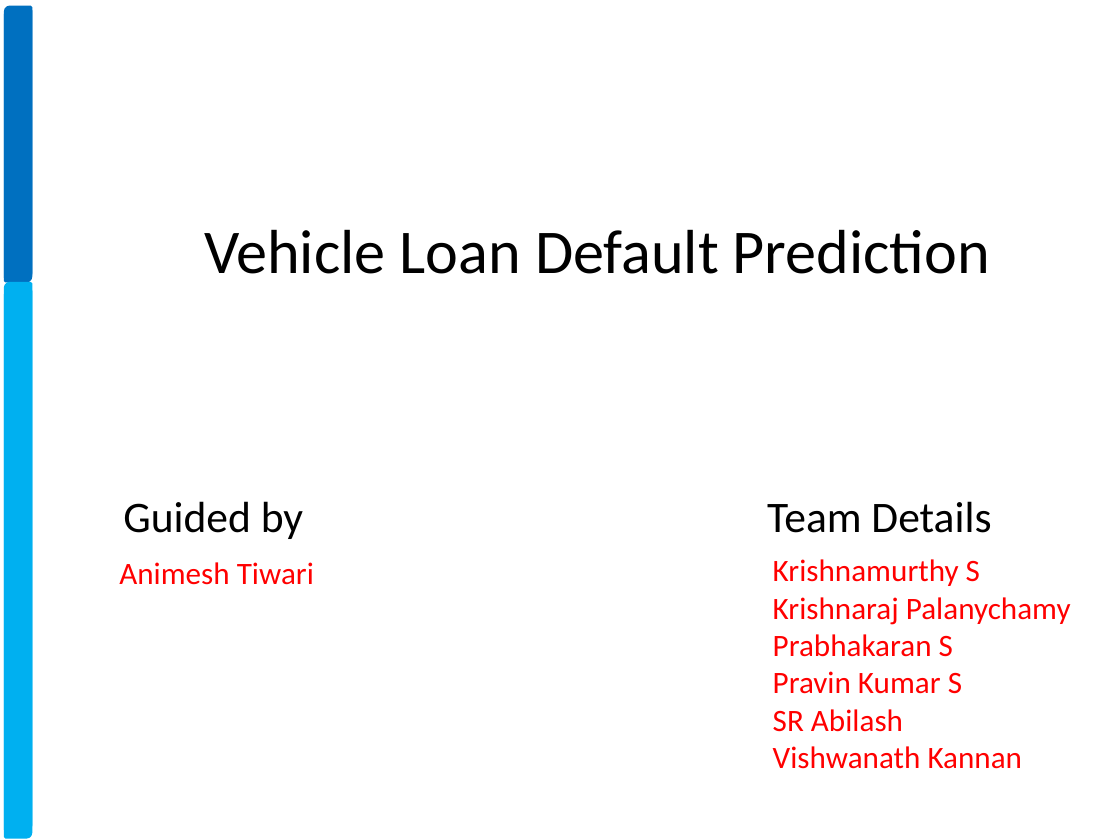
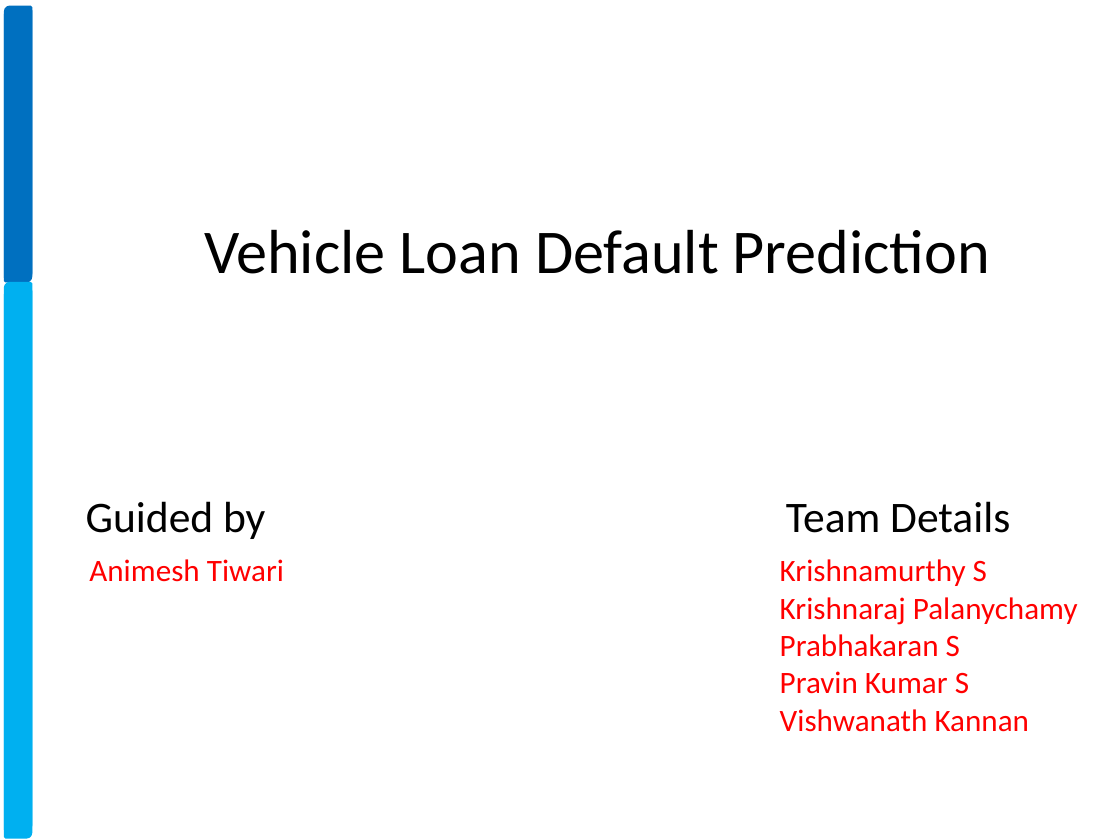
Before and after one commit to xavierigneous/Vehicle-Loan-Default-Prediction, a slide deck: slide 1 of Pravin Kumar/Vehicle Loan Default Prediction.pptx. Drawn at 1120x840 pixels with LibreOffice and Linux fonts; fonts in the diff are those of the drawing; background and template pictures are left out. Boxes give left, top, right and bottom in pixels: in the first picture for what was removed or moved away, otherwise in the second. Text is boxed around its words. In the diff, an @@ line names an element or a change of style, - is before the commit and + after.

```diff
--- a/Pravin Kumar/Vehicle Loan Default Prediction.pptx
+++ b/Pravin Kumar/Vehicle Loan Default Prediction.pptx
@@ text "Guided by" moved from (x1=123, y1=501, x2=303, y2=539) to (x1=86, y1=501, x2=265, y2=539) @@
@@ text "Team Details" moved from (x1=767, y1=501, x2=991, y2=533) to (x1=786, y1=501, x2=1010, y2=533) @@
@@ text "Animesh Tiwari" moved from (x1=119, y1=562, x2=314, y2=585) to (x1=89, y1=559, x2=284, y2=582) @@
@@ text at (x1=773, y1=709, x2=903, y2=732): paragraph removed @@
-SR Abilash
```
Also in this commit, not shown: 3 other files.
